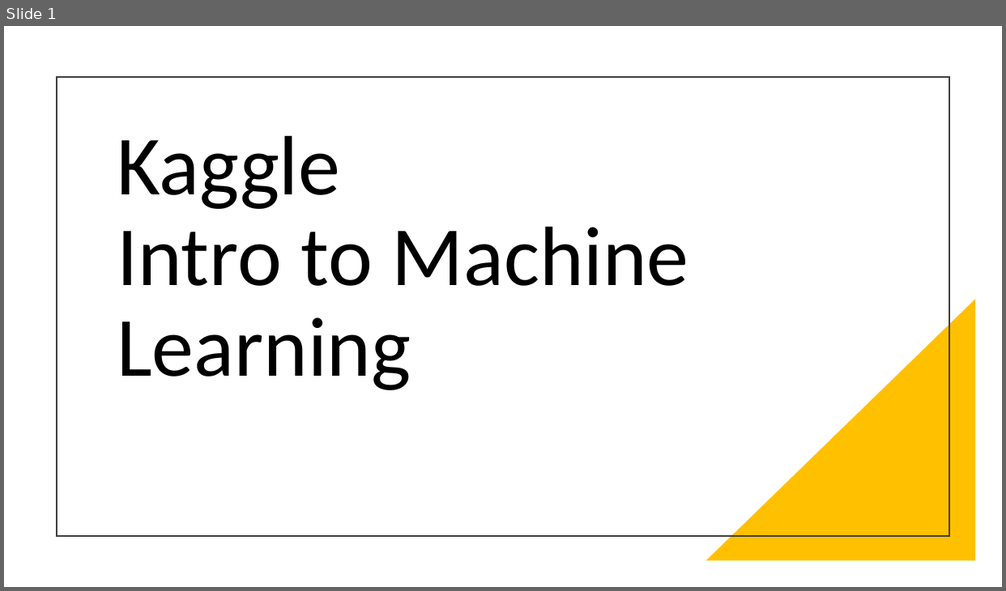
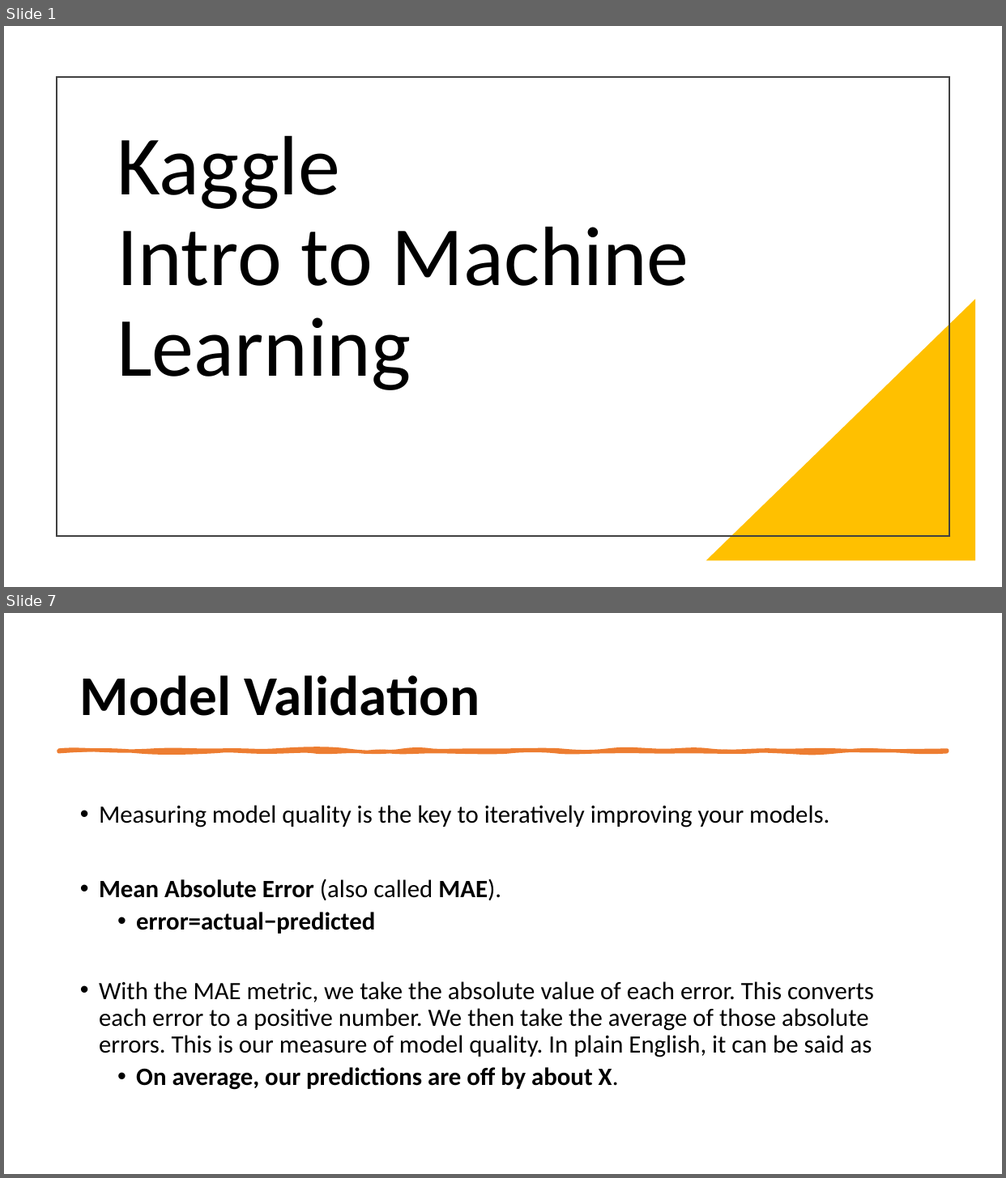
Before and after one commit to RATHOD-SHUBHAM/Kaggle-Course, a slide deck: Kaggle - Into to ML.pptx. Shown one above the other, each under a label of ours: slide 1 before the commit, slides 1 and 7 after it; the slides between them are not shown. The pictures are 1006x591 and 1006x1178 pixels, drawn with LibreOffice and Linux fonts; fonts in the diff are those of the drawing. Boxes give left, top, right and bottom in pixels: in the first picture for what was removed or moved away, otherwise in the second. Text is boxed around its words. In the diff, an @@ line names an element or a change of style, - is before the commit and + after.

Commit message:
Model Validation done

```diff
--- a/Kaggle - Into to ML.pptx
+++ b/Kaggle - Into to ML.pptx
@@ slide 7 added at bbox=[4, 613, 1002, 1174], background #FFFFFF @@
@@ title added at bbox=[80, 675, 479, 716], 54 pt, text #000000, bold @@
+Model Validation
@@ freeform shape added at bbox=[58, 750, 948, 752], fill #ED7D31, outline #ED7D31 3.25 pt @@
@@ text added at bbox=[99, 805, 874, 1090], 24 pt, text #000000 @@
+• Measuring model quality is the key to iteratively improving your models.
+• Mean Absolute Error (also called MAE).
+  • error=actual−predicted
+• With the MAE metric, we take the absolute value of each error. This converts each error to a positive number. We then take the average of those absolute errors. This is our measure of model quality. In plain English, it can be said as
+  • On average, our predictions are off by about X.
```
Also in this commit, not shown: 4 slides changed, 2 other slides added, 5 other files.
